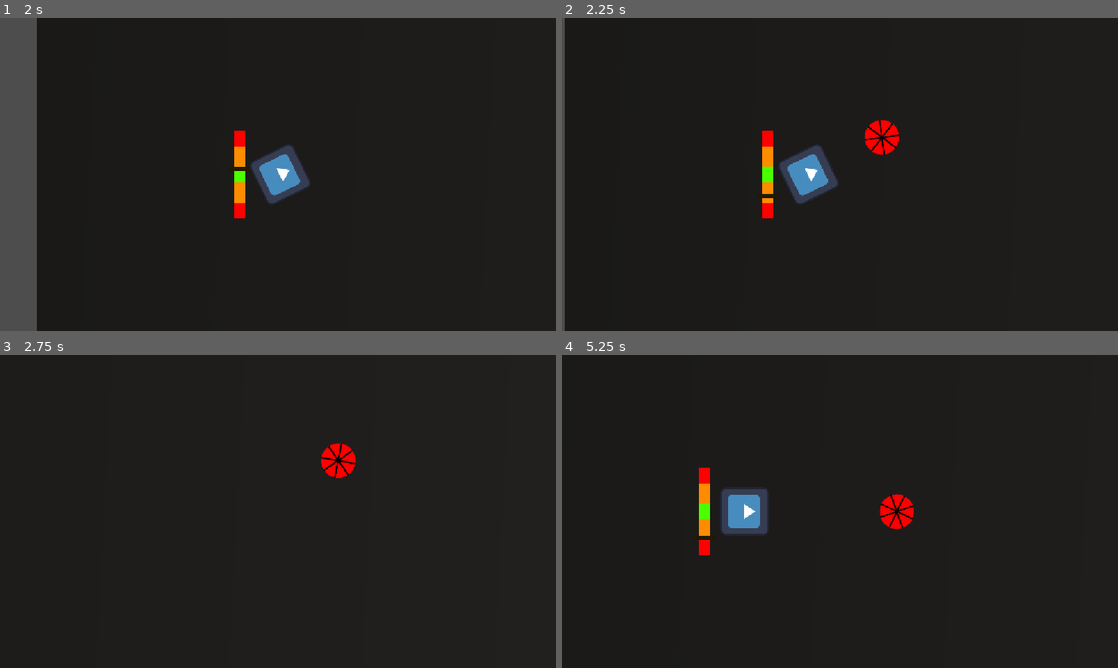
Above: before the commit, frames 1-4 (two rows, left to right).
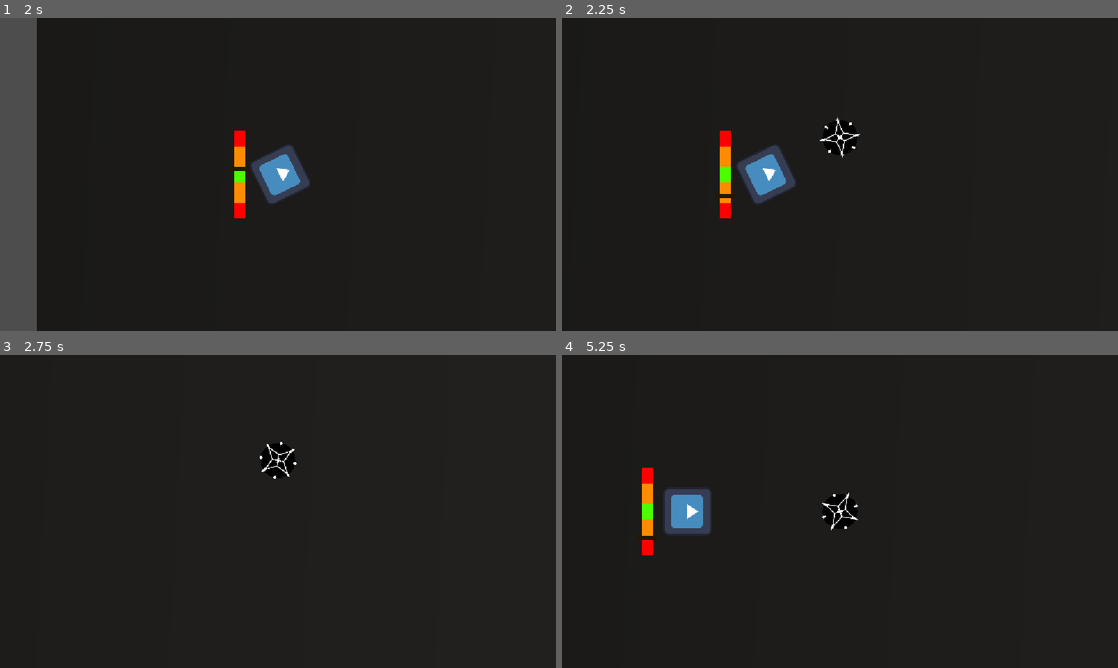
Above: after the commit, the same moments.

Repository: ryder-james/AVerySeriousGameJam
Game: Godot game, scene res://map.tscn
Same seed, same stepped clock (60 frames per second), same inputs: the game is played once before the commit and once after it. The engine's default icon, where the game draws it, is replaced by a stand-in: a white triangle on a blue panel in a dark square.
Inputs:
- Up to frame 1 (2 s): hold A (ccw) 0.53-1.28 s; tap D (cw) at 1.35 s
- Up to frame 2 (2.25 s): tap Enter at 2 s; tap Space (launch) at 2.1 s
- Up to frame 3 (2.75 s): no input
- Up to frame 4 (5.25 s): tap A (ccw) at 2.85 s; hold D (cw) 3.53-4.28 s; tap Space (launch) at 4.35, 5 s; hold A (ccw) from 5.03 s (still down)

Frame 1 is identical in both runs. In frame 2, 4.7% of the frame differs, in the area x 0-61%, y 0-100%; in frame 3, 1.1%; in frame 4, 4.5%.

Commit message:
update textures and bigger map

Diff:
--- a/beyblade/beyblade.tscn
+++ b/beyblade/beyblade.tscn
@@ -29,5 +29,4 @@
 zoom = Vector2(0.785, 0.785)
 limit_top = 0
 limit_bottom = 0
-position_smoothing_enabled = true
 position_smoothing_speed = 10.0
--- a/map.tscn
+++ b/map.tscn
@@ -39,3 +39,9 @@
 z_index = -1000
 position = Vector2(7500, 0)
 texture = ExtResource("7_71pa8")
+
+[node name="Bg" type="Sprite2D" parent="Bg" unique_id=234830416]
+z_index = -1000
+position = Vector2(16000, 0)
+rotation = 3.1415927
+texture = ExtResource("7_71pa8")
Binary file changed: beyblade/beyblade.png
